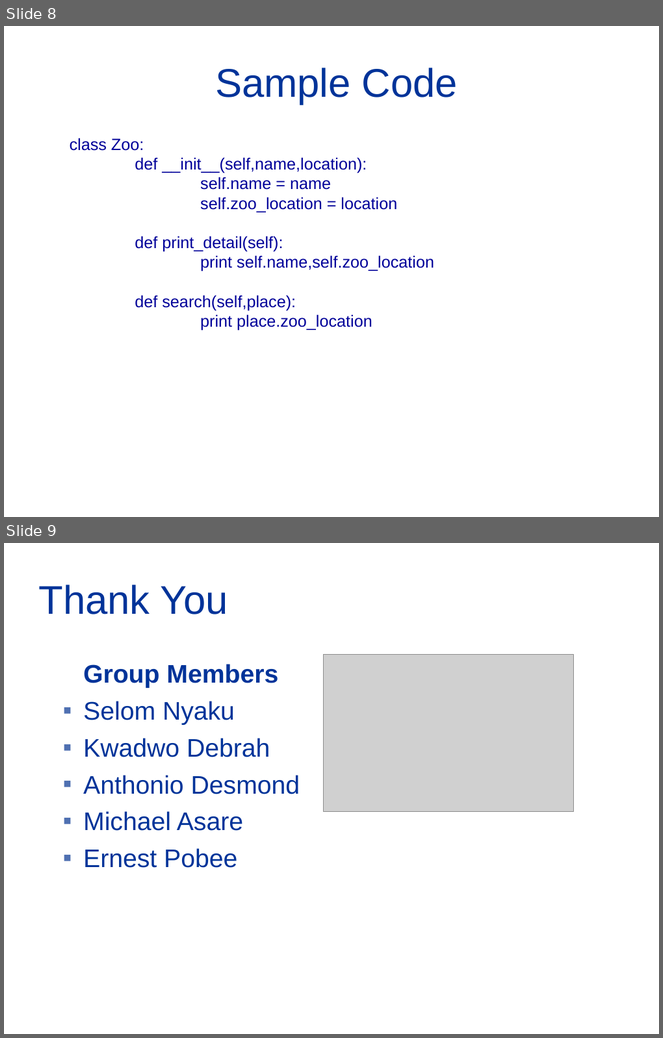
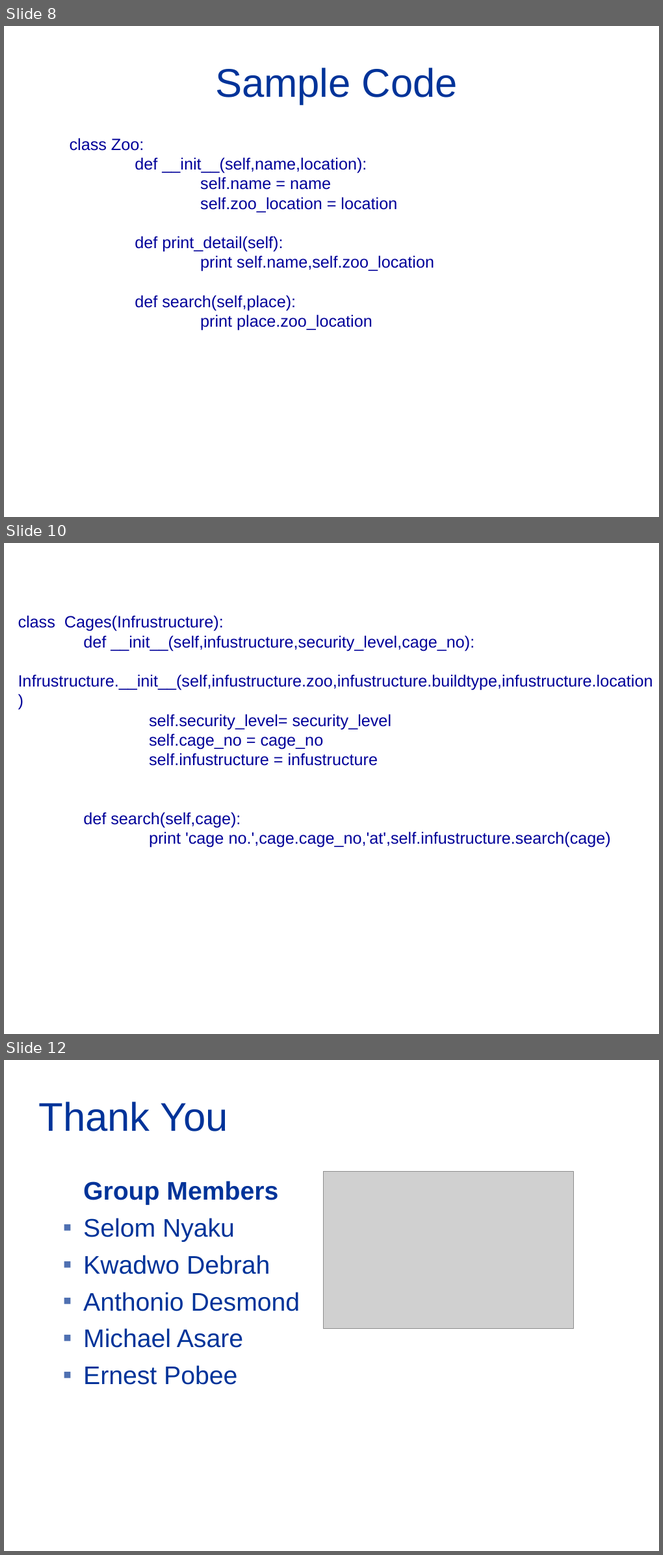
Before and after one commit to ernestpob/zoo-assignment, a slide deck: Zoo_ppt.odp. Shown one above the other, each under a label of ours: slides 8 and 9 before the commit, slides 8, 10 and 12 after it; the slides between them are not shown. The pictures are 663x1038 and 663x1555 pixels, drawn with LibreOffice and Linux fonts; fonts in the diff are those of the drawing; grey boxes stand for pictures; background and template pictures are left out. Boxes give left, top, right and bottom in pixels: in the first picture for what was removed or moved away, otherwise in the second. Text is boxed around its words. In the diff, an @@ line names an element or a change of style, - is before the commit and + after.

```diff
--- a/Zoo_ppt.odp
+++ b/Zoo_ppt.odp
@@ slide 10 added at bbox=[4, 543, 659, 1034], background #FFFFFF @@
@@ text added at bbox=[18, 615, 653, 848], 18 pt, text #000099 @@
+class Cages(Infrustructure):
+def __init__(self,infustructure,security_level,cage_no):
+Infrustructure.__init__(self,infustructure.zoo,infustructure.buildtype,infustructure.location)
+self.security_level= security_level
+self.cage_no = cage_no
+self.infustructure = infustructure
+def search(self,cage):
+print 'cage no.',cage.cage_no,'at',self.infustructure.search(cage)
@@ what was slide 9 is now slide 12 @@
```
Also in this commit, not shown: 1 slide changed, 2 other slides added.
